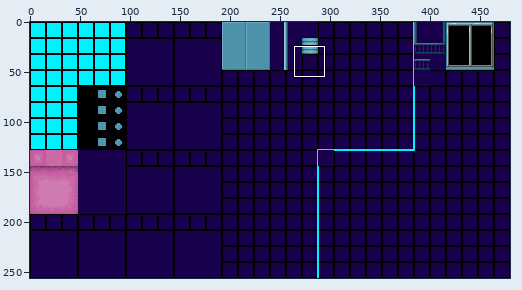
Sprite sheet -- Yume Nikki Fangame/ChipSet/balcony.png. Above: a wide view before the commit, with the close-up outlined.
Close-up. Earlier state:
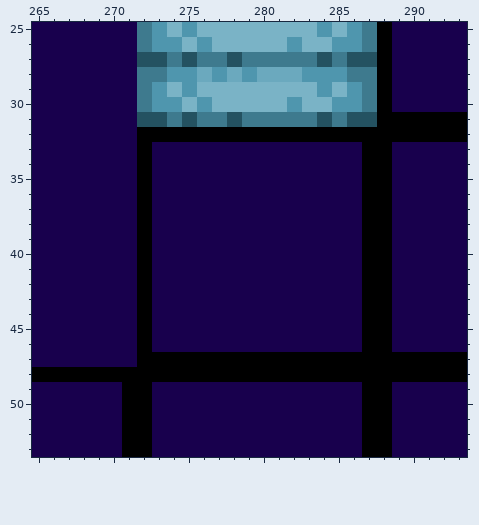
The file is 480x256 pixels. Shown: x 265..293, y 25..53.
Now the later version:
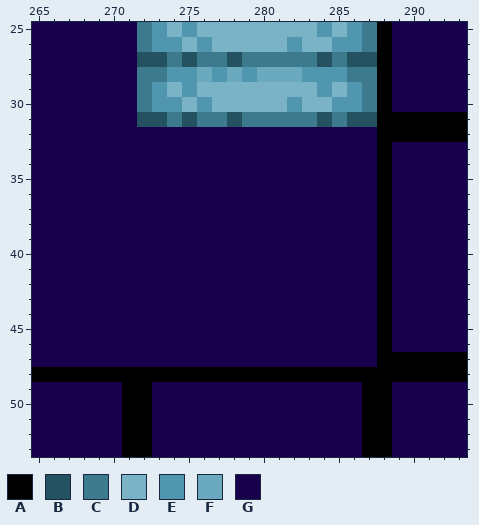
Palette (. is transparent): A #000000  B #245261  C #3e7a8e  D #7ab3c6  E #4f96ae  F #6ba9be  G #18004d
Changes in this commit:
y 32: x 272..287 AAAAAAAAAAAAAAAA -> GGGGGGGGGGGGGGGG
y 33..46: x 272 A -> G; x 287 A -> G
y 47: x 272..287 AAAAAAAAAAAAAAAA -> GGGGGGGGGGGGGGGG
